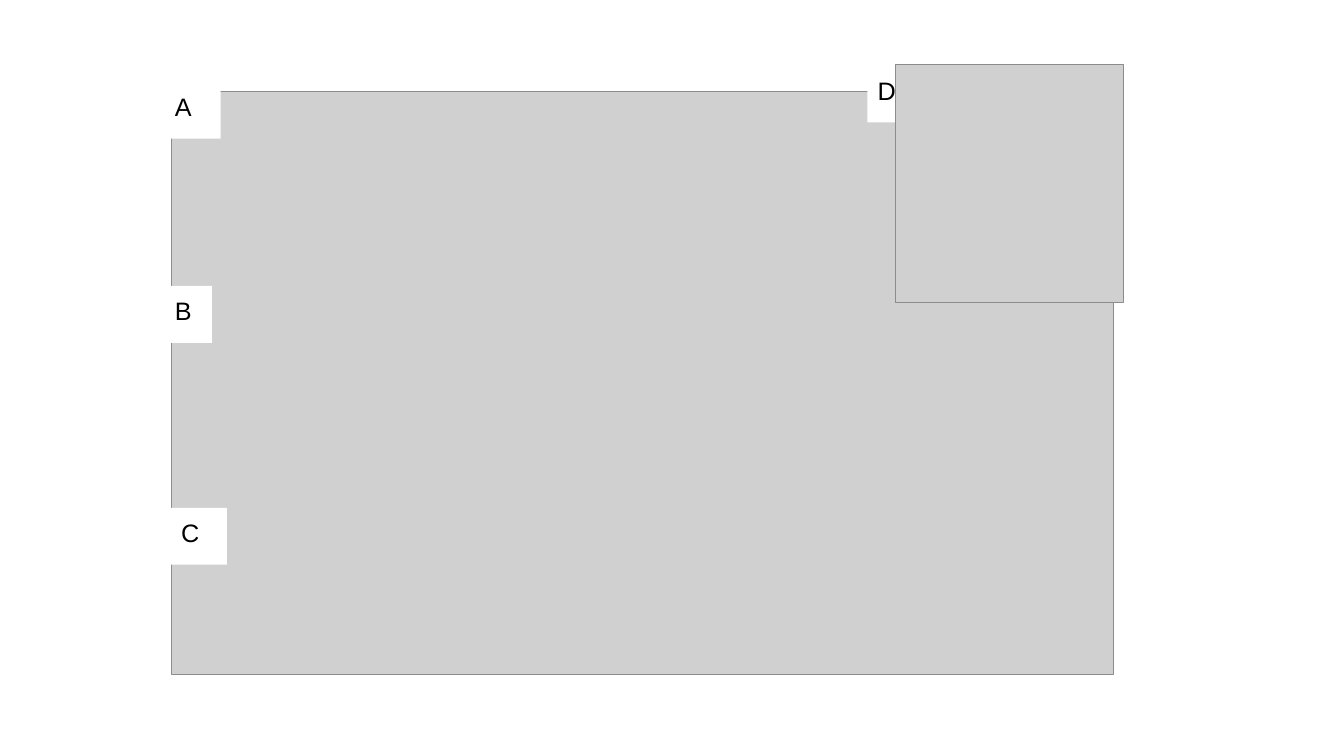
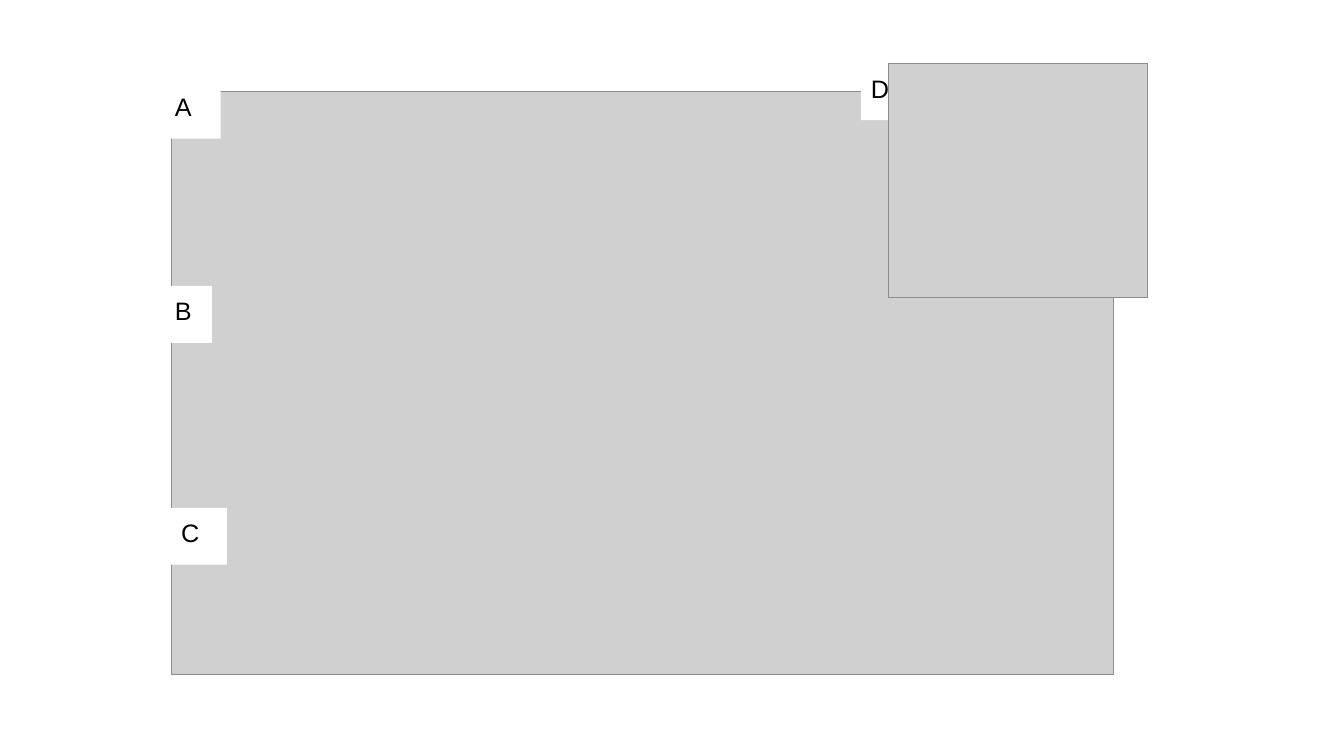
Before and after one commit to dcsuh/rana-competence, a slide deck: slide 4 of figures/fig_edits.pptx. Drawn at 1344x756 pixels with LibreOffice and Linux fonts; fonts in the diff are those of the drawing; grey boxes stand for pictures. Boxes give left, top, right and bottom in pixels: in the first picture for what was removed or moved away, otherwise in the second. Text is boxed around its words. In the diff, an @@ line names an element or a change of style, - is before the commit and + after.

```diff
--- a/figures/fig_edits.pptx
+++ b/figures/fig_edits.pptx
@@ rectangle "D": place and size @@
-rectangle "D" at [868, 66, 924, 122]
+rectangle "D" at [861, 64, 917, 120]
@@ picture: place and size @@
-picture at [895, 65, 1124, 302]
+picture at [889, 64, 1148, 297]
```
Also in this commit, not shown: 1 other slide changed, 4 other files.
